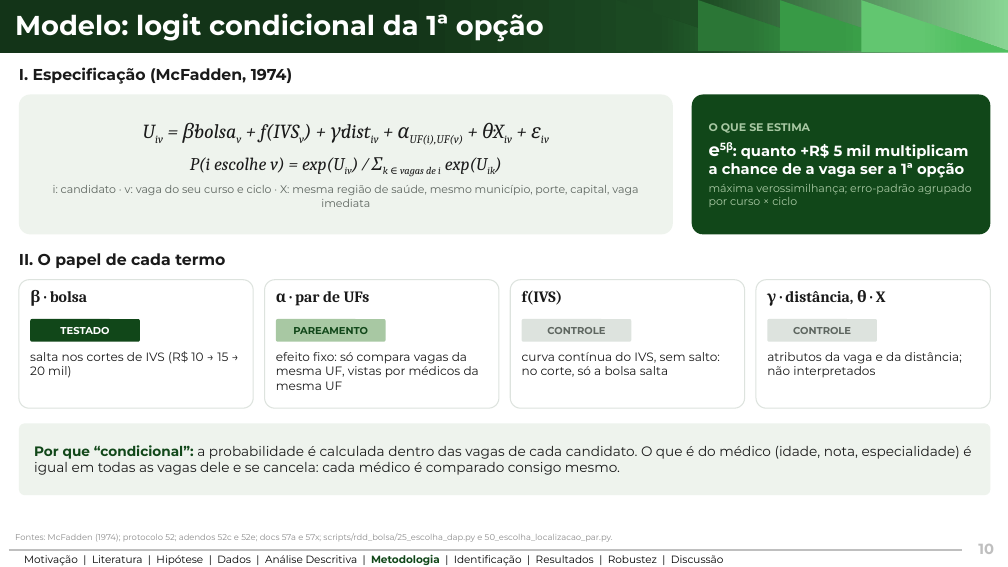
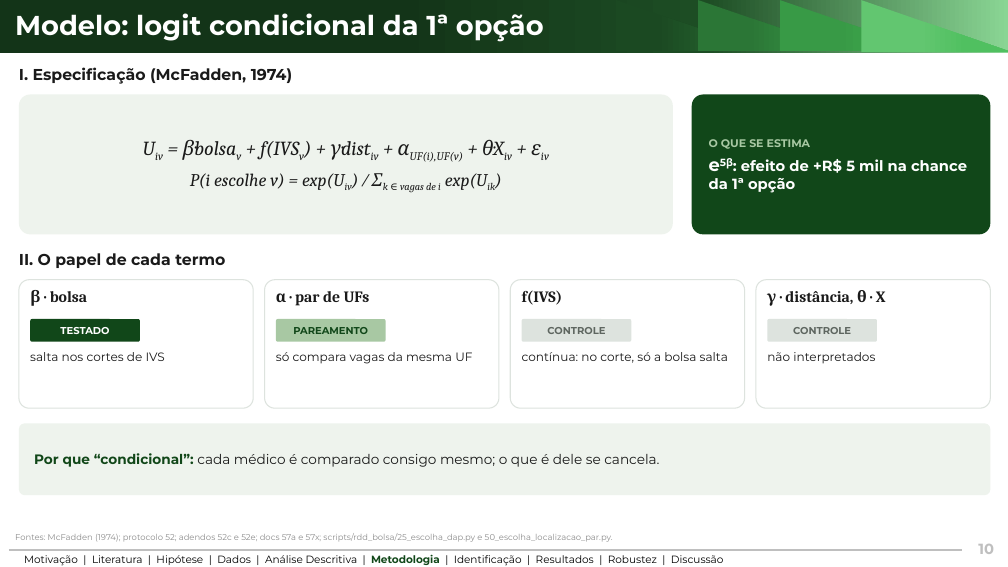
Before and after one commit to ka1victor/impact-eval-health-econ-pmme, a slide deck: slide 10 of output/apresentacao_banca_final/deck_banca_final.pptx. Drawn at 1008x567 pixels with LibreOffice and Linux fonts; fonts in the diff are those of the drawing; background and template pictures are left out. Boxes give left, top, right and bottom in pixels: in the first picture for what was removed or moved away, otherwise in the second. Text is boxed around its words. In the diff, an @@ line names an element or a change of style, - is before the commit and + after.

```diff
--- a/output/apresentacao_banca_final/deck_banca_final.pptx
+++ b/output/apresentacao_banca_final/deck_banca_final.pptx
@@ text in rounded rectangle at <box>709,159,967,193</box>: text changed; size 10.5 to 14 pt; text colour #A8C8A3 to #FFFFFF; bold on @@
-e5β: quanto +R$ 5 mil multiplicam a chance de a vaga ser a 1ª opção
-máxima verossimilhança; erro-padrão agrupado por curso × ciclo
+e5β: efeito de +R$ 5 mil na chance da 1ª opção
@@ text at <box>53,185,638,207</box>: paragraph removed @@
-i: candidato · v: vaga do seu curso e ciclo · X: mesma região de saúde, mesmo município, porte, capital, vaga imediata
@@ text at <box>30,352,165,361</box>: text changed @@
-salta nos cortes de IVS (R$ 10 → 15 → 20 mil)
+salta nos cortes de IVS
@@ text at <box>276,352,472,364</box>: text changed @@
-efeito fixo: só compara vagas da mesma UF, vistas por médicos da mesma UF
+só compara vagas da mesma UF
@@ text at <box>522,352,728,363</box>: text changed @@
-curva contínua do IVS, sem salto: no corte, só a bolsa salta
+contínua: no corte, só a bolsa salta
@@ text at <box>767,352,875,364</box>: text changed @@
-atributos da vaga e da distância; não interpretados
+não interpretados
@@ text in rounded rectangle at <box>34,453,659,467</box>: text changed @@
-Por que “condicional”: a probabilidade é calculada dentro das vagas de cada candidato. O que é do médico (idade, nota, especialidade) é igual em todas as vagas dele e se cancela: cada médico é comparado consigo mesmo.
+Por que “condicional”: cada médico é comparado consigo mesmo; o que é dele se cancela.
```
Also in this commit, not shown: 13 other slides changed, 5 other files.
